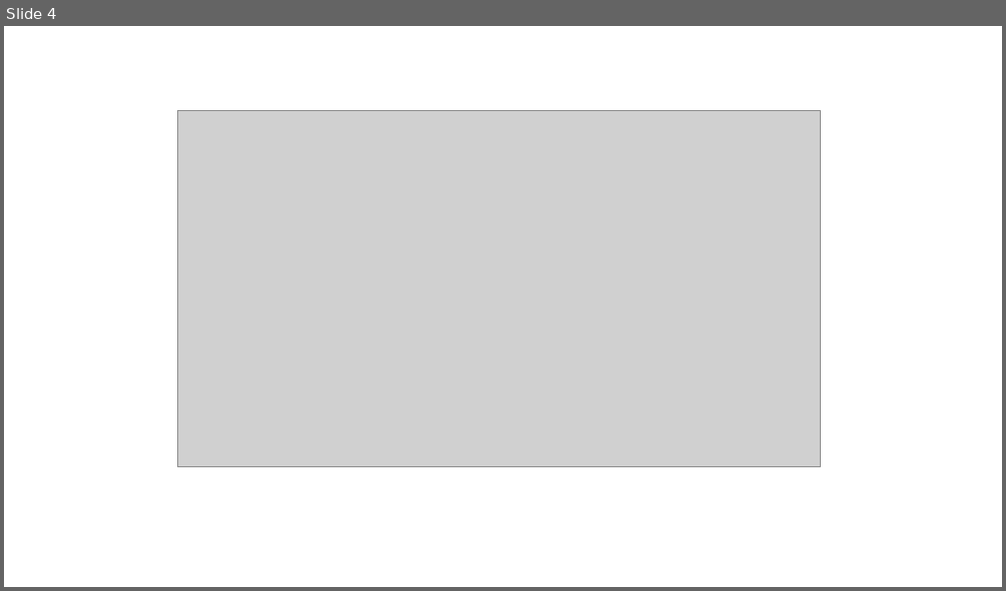
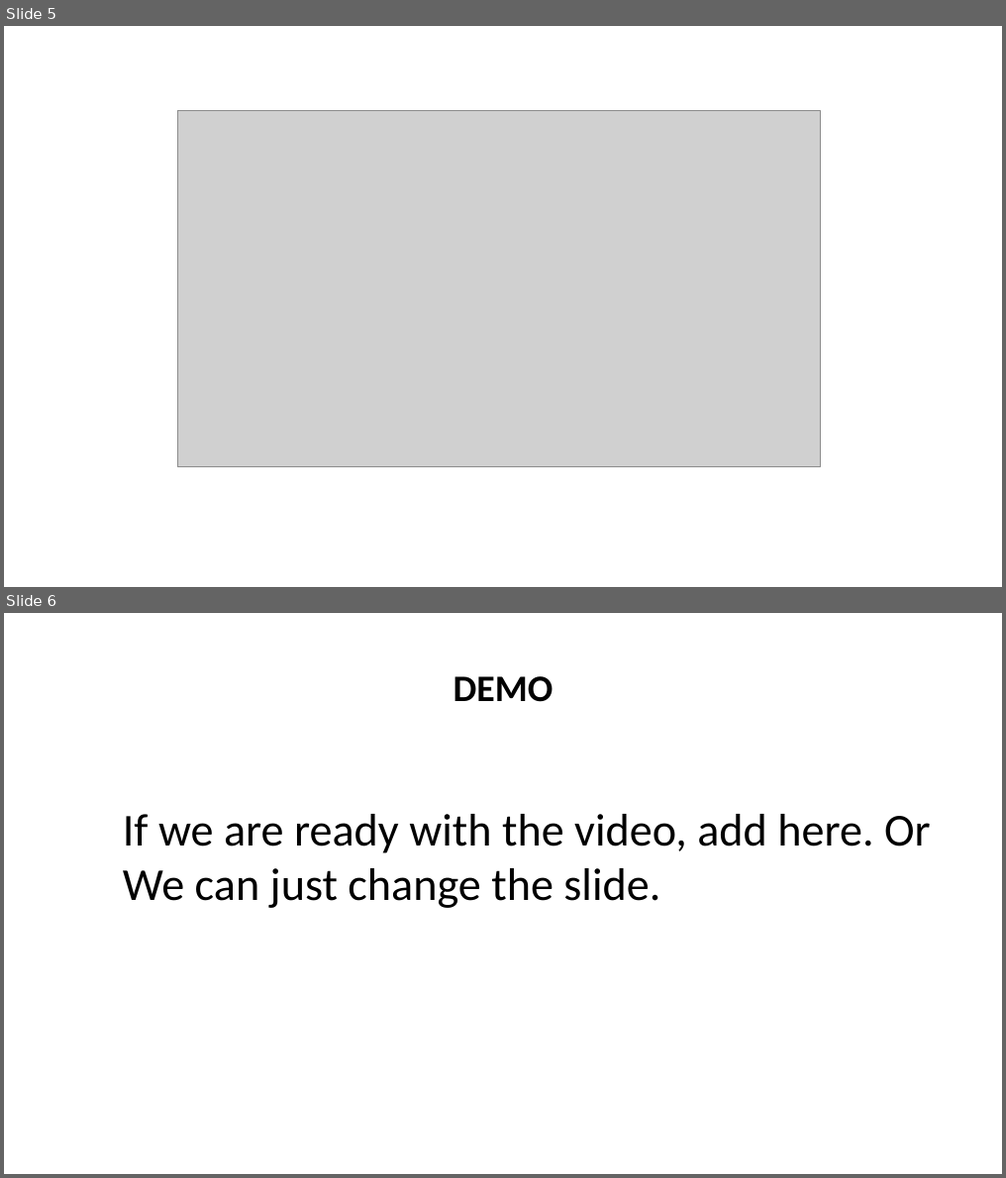
Before and after one commit to SJSU272LabSP18/DevOpsBot, a slide deck: PaaS_DevOps_with_Alexa-DesignMockups.pptx. Shown one above the other, each under a label of ours: slide 4 before the commit, slides 5 and 6 after it. The pictures are 1006x591 and 1006x1178 pixels, drawn with LibreOffice and Linux fonts; fonts in the diff are those of the drawing; grey boxes stand for pictures. Boxes give left, top, right and bottom in pixels: in the first picture for what was removed or moved away, otherwise in the second. Text is boxed around its words. In the diff, an @@ line names an element or a change of style, - is before the commit and + after.

```diff
--- a/PaaS_DevOps_with_Alexa-DesignMockups.pptx
+++ b/PaaS_DevOps_with_Alexa-DesignMockups.pptx
@@ slide 6 added at bbox=[4, 613, 1002, 1174], background #FFFFFF @@
@@ text added at bbox=[453, 676, 553, 702], 36 pt, text #000000, bold @@
+DEMO
@@ text added at bbox=[123, 814, 931, 908], 44 pt, text #000000 @@
+If we are ready with the video, add here. Or We can just change the slide.
@@ what was slide 4 is now slide 5 @@
```
Also in this commit, not shown: 2 slides changed, 4 other slides added, 1 slide removed.
